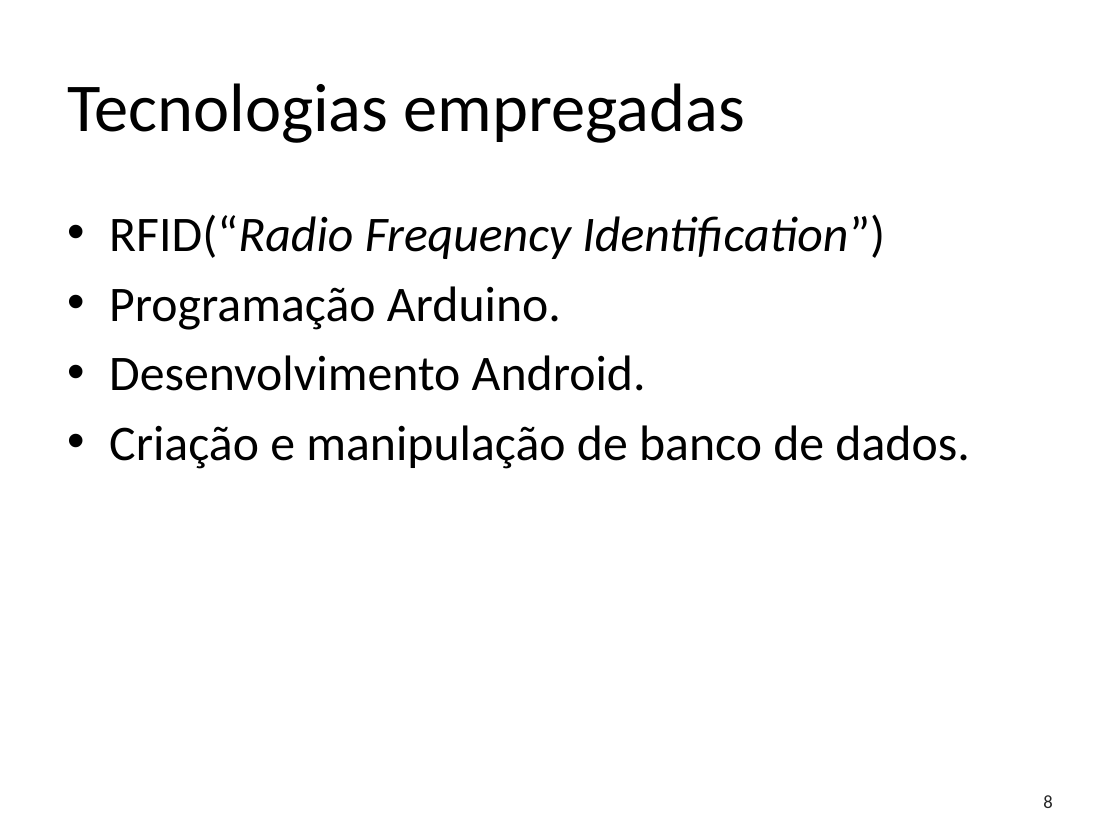
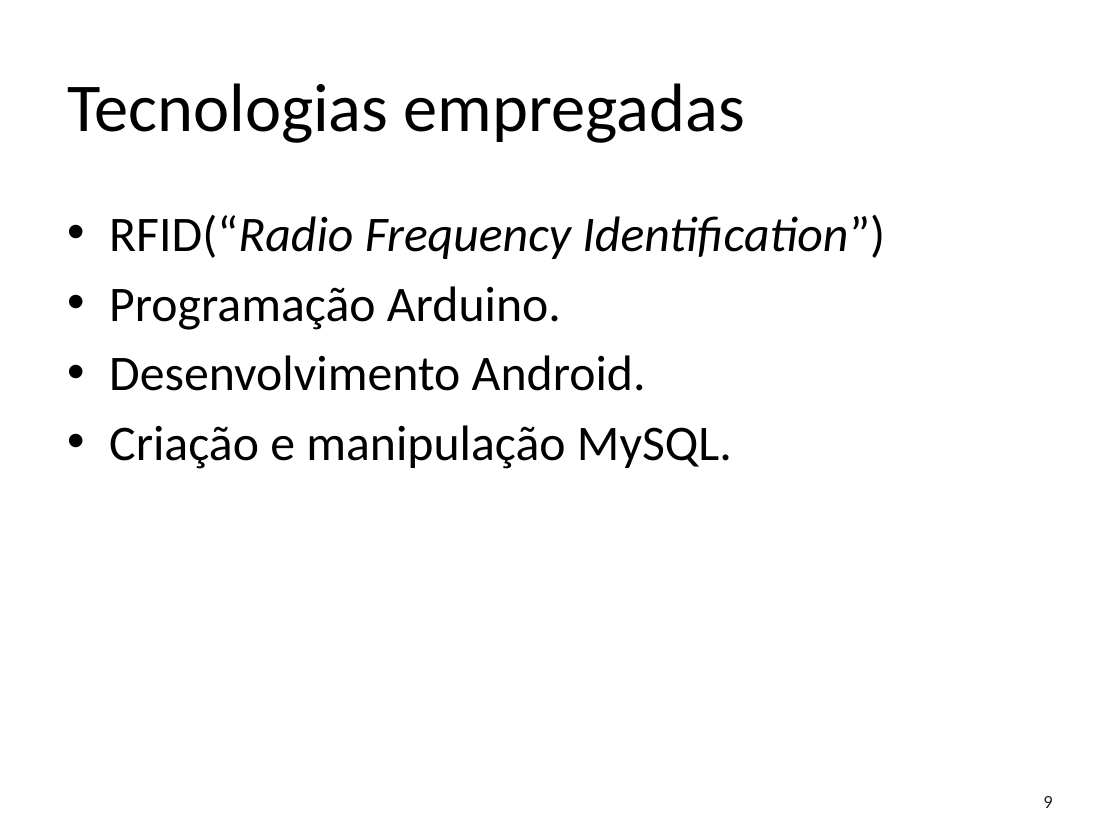
Before and after one commit to Rinidi/EasyWallet, a slide deck: slide 9 of Apresentação/SmartWallet.pptx (slide 8 before the commit). Drawn at 1120x840 pixels with LibreOffice and Linux fonts; fonts in the diff are those of the drawing; background and template pictures are left out. Boxes give left, top, right and bottom in pixels: in the first picture for what was removed or moved away, otherwise in the second. Text is boxed around its words. In the diff, an @@ line names an element or a change of style, - is before the commit and + after.

```diff
--- a/Apresentação/SmartWallet.pptx
+++ b/Apresentação/SmartWallet.pptx
@@ text at (109, 425, 732, 469): text changed @@
-• Criação e manipulação de banco de dados.
+• Criação e manipulação MySQL.
@@ page number at (1043, 796, 1052, 808): text changed @@
-8
+9
```
Also in this commit, not shown: 3 other slides changed, 1 slide added, 12 other files.
